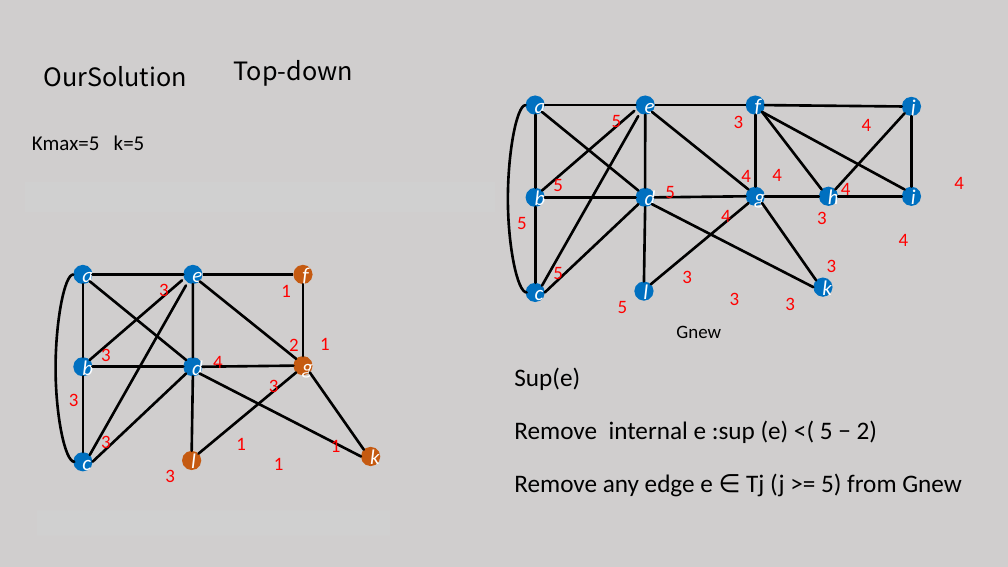
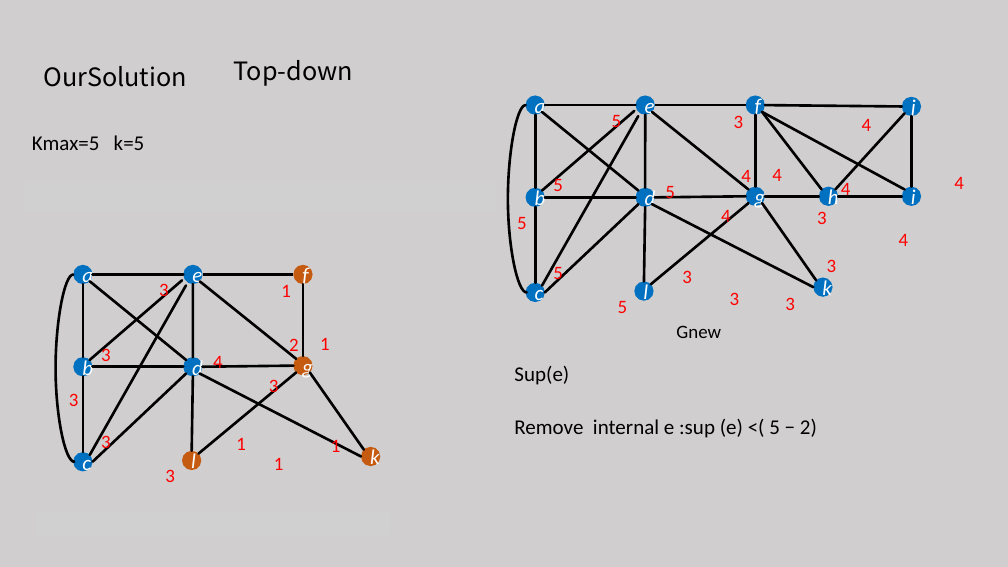
Before and after one commit to tianzhuwei/PPT, a slide deck: slide 19 of 魏天柱--Truss decomposition in massive networks .pptx (slide 20 before the commit). Drawn at 1008x567 pixels with LibreOffice and Linux fonts; fonts in the diff are those of the drawing; grey boxes stand for pictures. Boxes give left, top, right and bottom in pixels: in the first picture for what was removed or moved away, otherwise in the second. Text is boxed around its words. In the diff, an @@ line names an element or a change of style, - is before the commit and + after.

```diff
--- a/魏天柱--Truss decomposition in massive networks .pptx
+++ b/魏天柱--Truss decomposition in massive networks .pptx
@@ text "Sup(e)" at (514,366,569,385): size 24 to 20 pt @@
@@ text "Remove internal e :sup (e) ..." at (514,419,817,438): size 24 to 20 pt @@
@@ text removed at (514,474,962,497) @@
-Remove any edge e ∈ Tj (j >= 5) from Gnew
```
Also in this commit, not shown: 11 other slides changed, 1 slide added, 1 slide removed.
